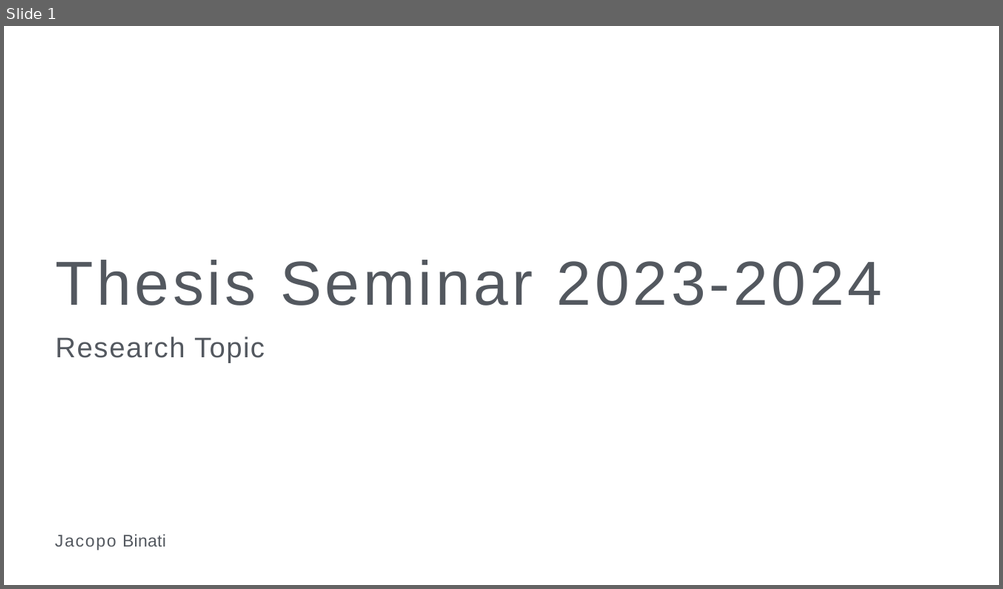
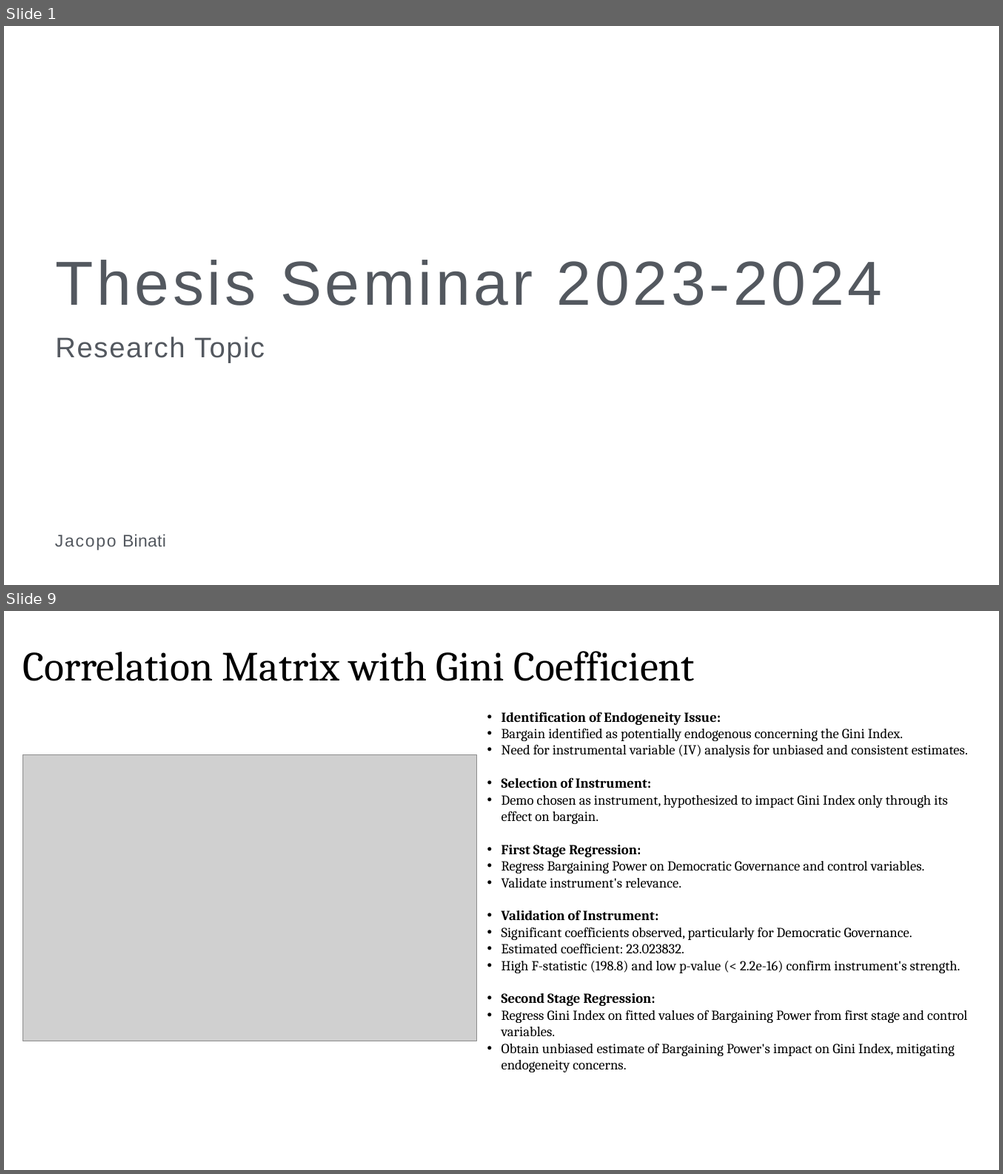
Before and after one commit to Jacopo21/MA_Thesis, a slide deck: presentations/presentation_JacopoBinati.pptx. Shown one above the other, each under a label of ours: slide 1 before the commit, slides 1 and 9 after it; the slides between them are not shown. The pictures are 1003x589 and 1003x1174 pixels, drawn with LibreOffice and Linux fonts; fonts in the diff are those of the drawing; grey boxes stand for pictures; background and template pictures are left out. Boxes give left, top, right and bottom in pixels: in the first picture for what was removed or moved away, otherwise in the second. Text is boxed around its words. In the diff, an @@ line names an element or a change of style, - is before the commit and + after.

```diff
--- a/presentations/presentation_JacopoBinati.pptx
+++ b/presentations/presentation_JacopoBinati.pptx
@@ slide 9 added at [4,611,999,1170], background picture (left out) @@
@@ title added at [22,651,695,681], 66 pt, text #000000 @@
+Correlation Matrix with Gini Coefficient
@@ text added at [501,712,967,1073], 22 pt, text #000000 @@
+• Identification of Endogeneity Issue:
+      • Bargain identified as potentially endogenous concerning the Gini Index.
+            • Need for instrumental variable (IV) analysis for unbiased and consistent estimates.
+• Selection of Instrument:
+• Demo chosen as instrument, hypothesized to impact Gini Index only through its effect on bargain.
+• First Stage Regression:
+• Regress Bargaining Power on Democratic Governance and control variables.
+• Validate instrument's relevance.
+• Validation of Instrument:
+            • Significant coefficients observed, particularly for Democratic Governance.
+            • Estimated coefficient: 23.023832.
+            • High F-statistic (198.8) and low p-value (< 2.2e-16) confirm instrument's strength.
+• Second Stage Regression:
+• Regress Gini Index on fitted values of Bargaining Power from first stage and control variables.
+• Obtain unbiased estimate of Bargaining Power's impact on Gini Index, mitigating endogeneity concerns.
@@ picture added at [22,755,477,1041] @@
```
Also in this commit, not shown: 5 slides changed, 4 other slides added, 1 slide removed, 14 other files.
